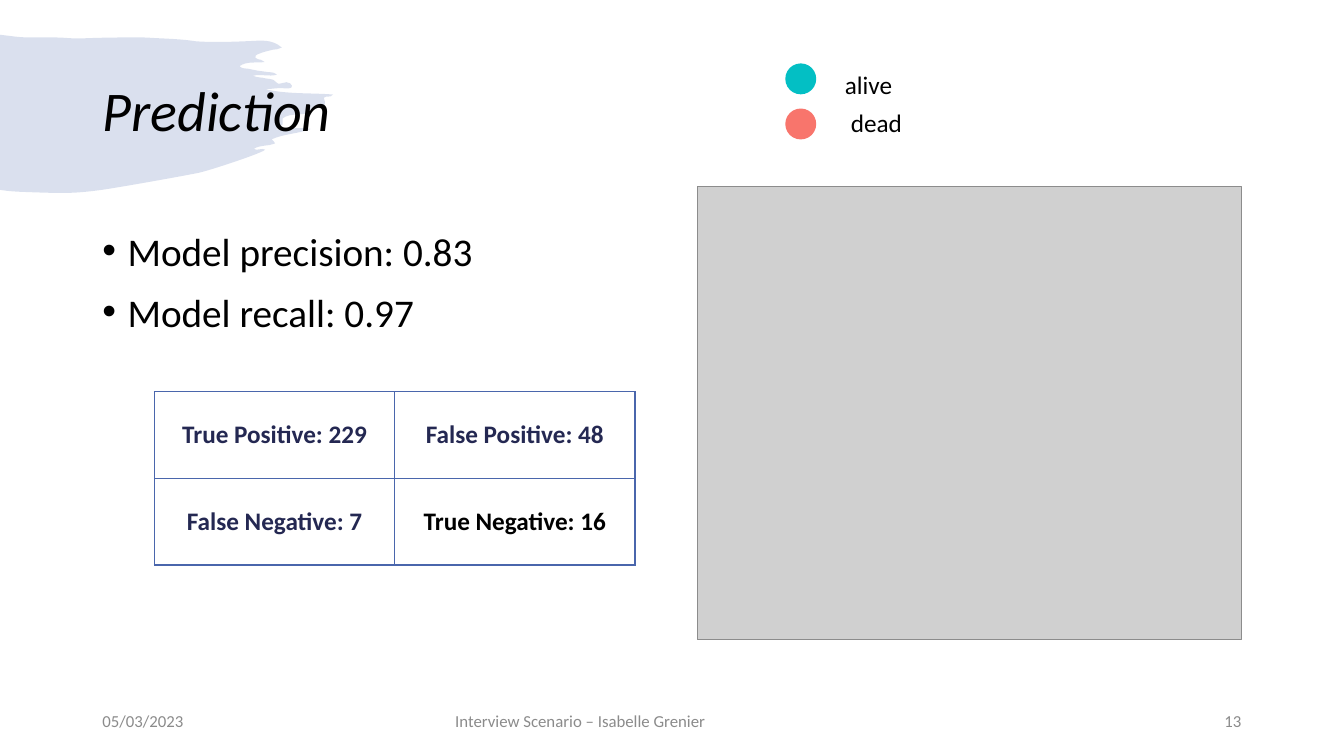
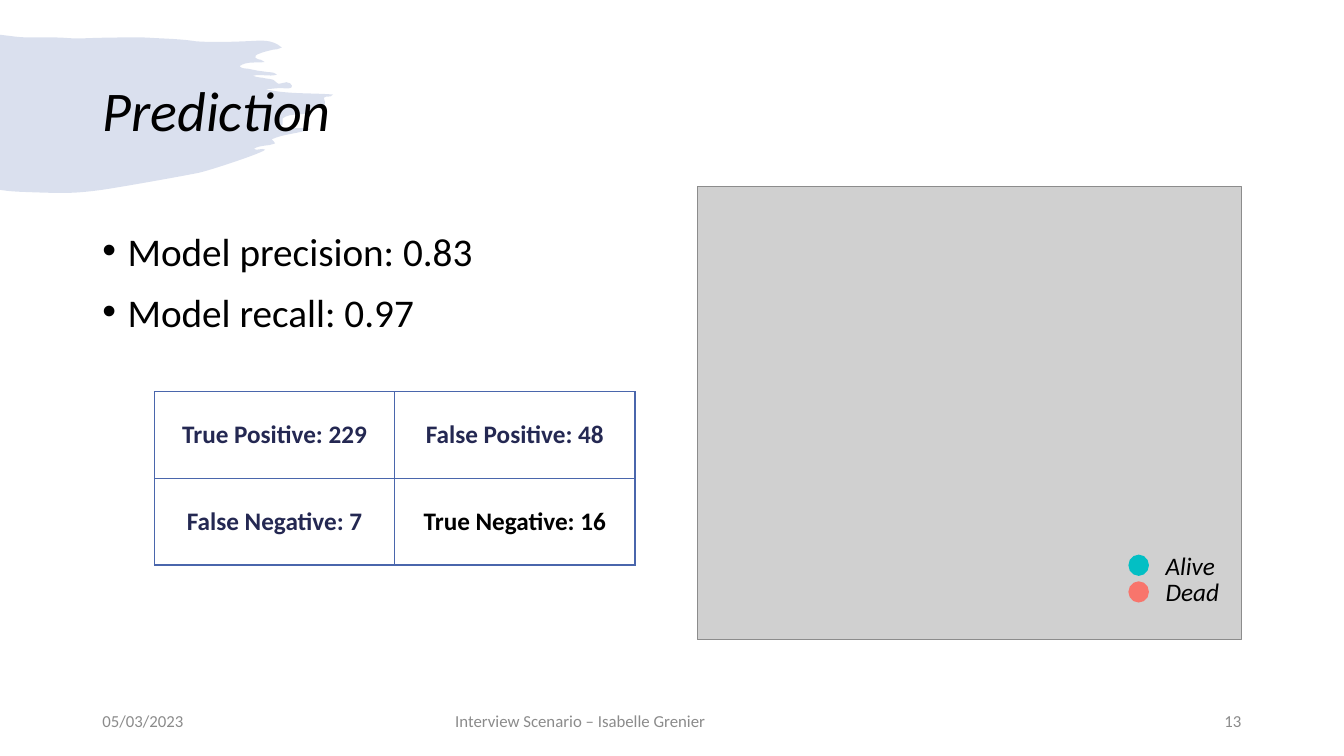
Before and after one commit to igrenier/TCGA_BRCA, a slide deck: slide 13 of presentation_05032023.pptx. Drawn at 1344x756 pixels with LibreOffice and Linux fonts; fonts in the diff are those of the drawing; grey boxes stand for pictures. Boxes give left, top, right and bottom in pixels: in the first picture for what was removed or moved away, otherwise in the second. Text is boxed around its words. In the diff, an @@ line names an element or a change of style, - is before the commit and + after.

```diff
--- a/presentation_05032023.pptx
+++ b/presentation_05032023.pptx
@@ ellipse: place and size @@
-ellipse at <box>786,65,816,94</box>
+ellipse at <box>1129,556,1148,576</box>
@@ text at <box>1166,557,1215,575</box>: text changed; italic on @@
-alive
+Alive
@@ ellipse: place and size @@
-ellipse at <box>786,109,816,138</box>
+ellipse at <box>1129,582,1148,602</box>
@@ text at <box>1166,583,1219,601</box>: text changed; italic on @@
-dead
+Dead
```
Also in this commit, not shown: 7 other slides changed, 1 slide added.
